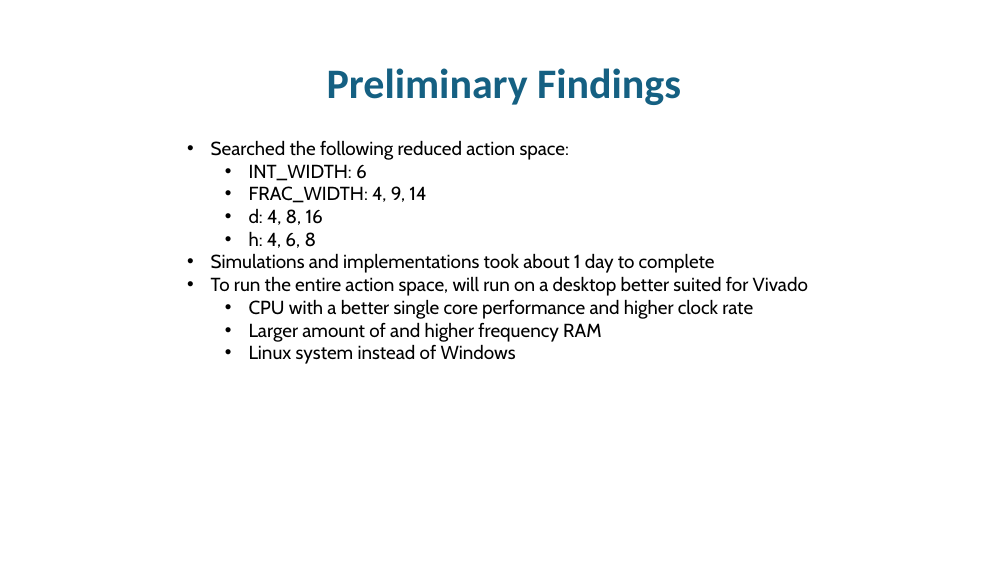
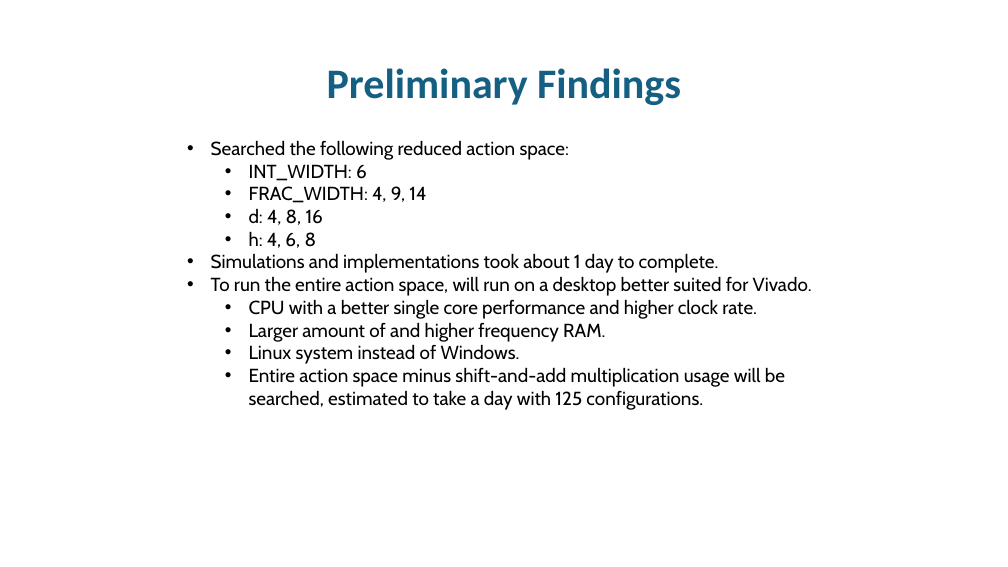
Before and after one commit to thesixtium/gru-hardware-implementation-and-optimization, a slide deck: slide 8 of Thesis Proposal Defence.pptx. Drawn at 1008x567 pixels with LibreOffice and Linux fonts; fonts in the diff are those of the drawing; background and template pictures are left out. Boxes give left, top, right and bottom in pixels: in the first picture for what was removed or moved away, otherwise in the second. Text is boxed around its words. In the diff, an @@ line names an element or a change of style, - is before the commit and + after.

```diff
--- a/Thesis Proposal Defence.pptx
+++ b/Thesis Proposal Defence.pptx
@@ text at bbox=[211, 253, 812, 410]: text changed @@
-• Simulations and implementations took about 1 day to complete
-• To run the entire action space, will run on a desktop better suited for Vivado
-  • CPU with a better single core performance and higher clock rate
-  • Larger amount of and higher frequency RAM
-  • Linux system instead of Windows
+• Simulations and implementations took about 1 day to complete.
+• To run the entire action space, will run on a desktop better suited for Vivado.
+  • CPU with a better single core performance and higher clock rate.
+  • Larger amount of and higher frequency RAM.
+  • Linux system instead of Windows.
+  • Entire action space minus shift-and-add multiplication usage will be searched, estimated to take a day with 125 configurations.
```
Also in this commit, not shown: 4 other slides changed.
